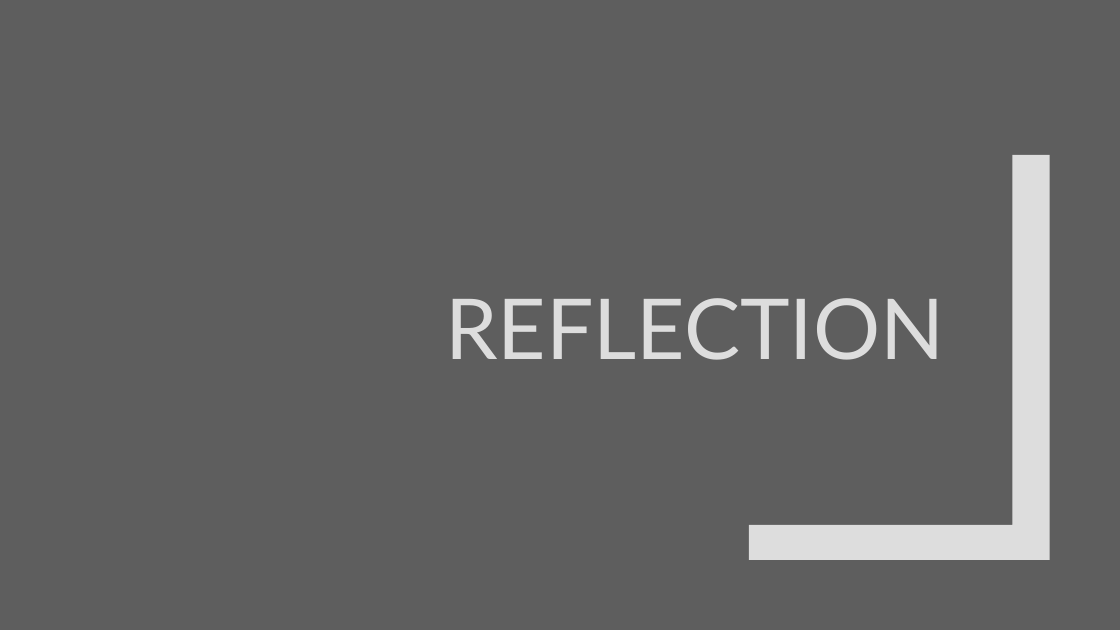
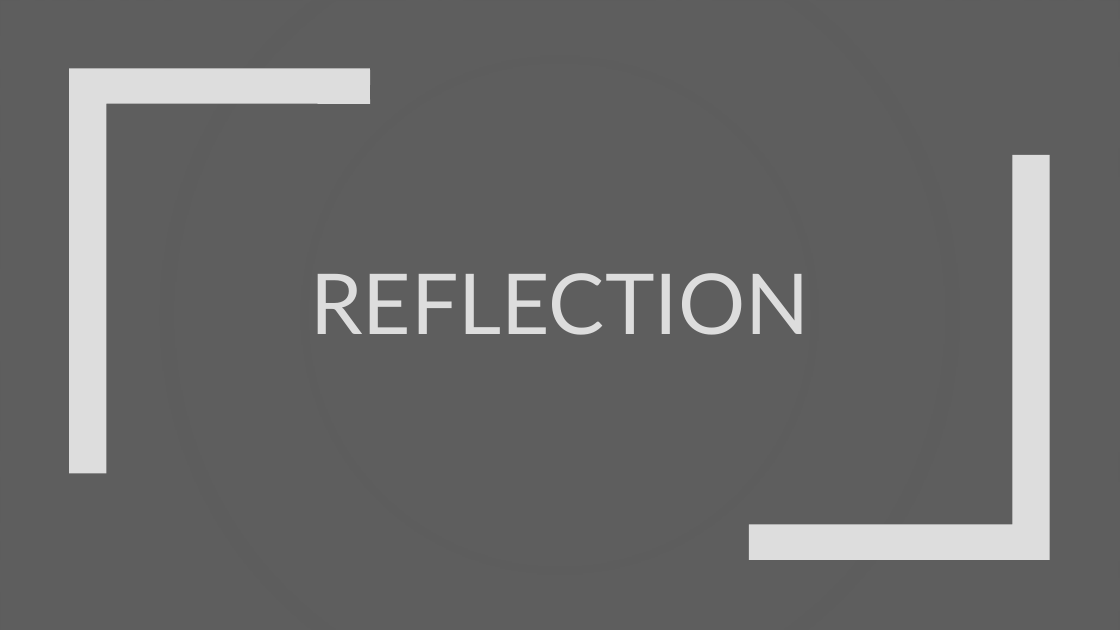
Before and after one commit to edunzer/YR4_TERM-3, a slide deck: slide 13 of Advanced Technical Writing/WEEK 10/Assignment #5 Oral Presentation.pptx (slide 11 before the commit). Drawn at 1120x630 pixels with LibreOffice and Linux fonts; fonts in the diff are those of the drawing; background and template pictures are left out. Boxes give left, top, right and bottom in pixels: in the first picture for what was removed or moved away, otherwise in the second. Text is boxed around its words. In the diff, an @@ line names an element or a change of style, - is before the commit and + after.

```diff
--- a/Advanced Technical Writing/WEEK 10/Assignment #5 Oral Presentation.pptx
+++ b/Advanced Technical Writing/WEEK 10/Assignment #5 Oral Presentation.pptx
@@ rectangle added at (x1=0, y1=0, x2=1120, y2=630), fill gradient #5E5E5E @@
@@ freeform shape added at (x1=69, y1=68, x2=370, y2=473), fill #DDDDDD @@
@@ title "REFLECTION" moved from (x1=445, y1=298, x2=944, y2=360) to (x1=310, y1=273, x2=809, y2=335) @@
@@ title "REFLECTION" at (x1=310, y1=273, x2=809, y2=335): alignment right to centre @@
@@ freeform shape added at (x1=749, y1=155, x2=1050, y2=560), fill #DDDDDD @@
```
Also in this commit, not shown: 1 other slide changed, 4 slides added, 2 slides removed.
